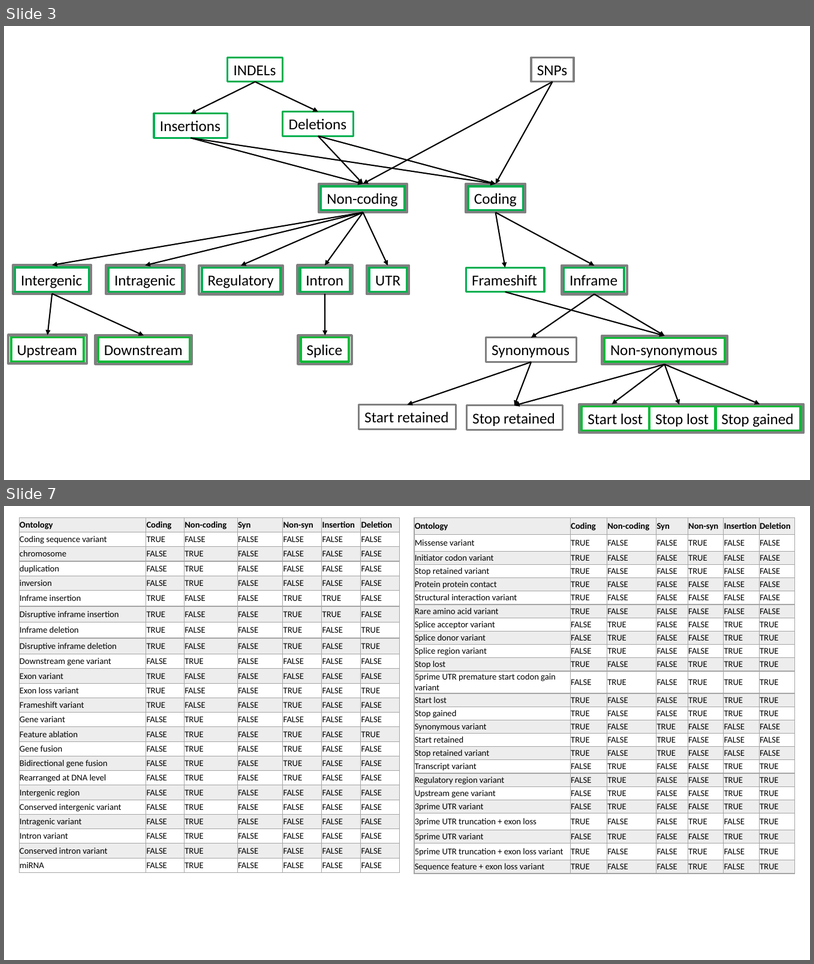
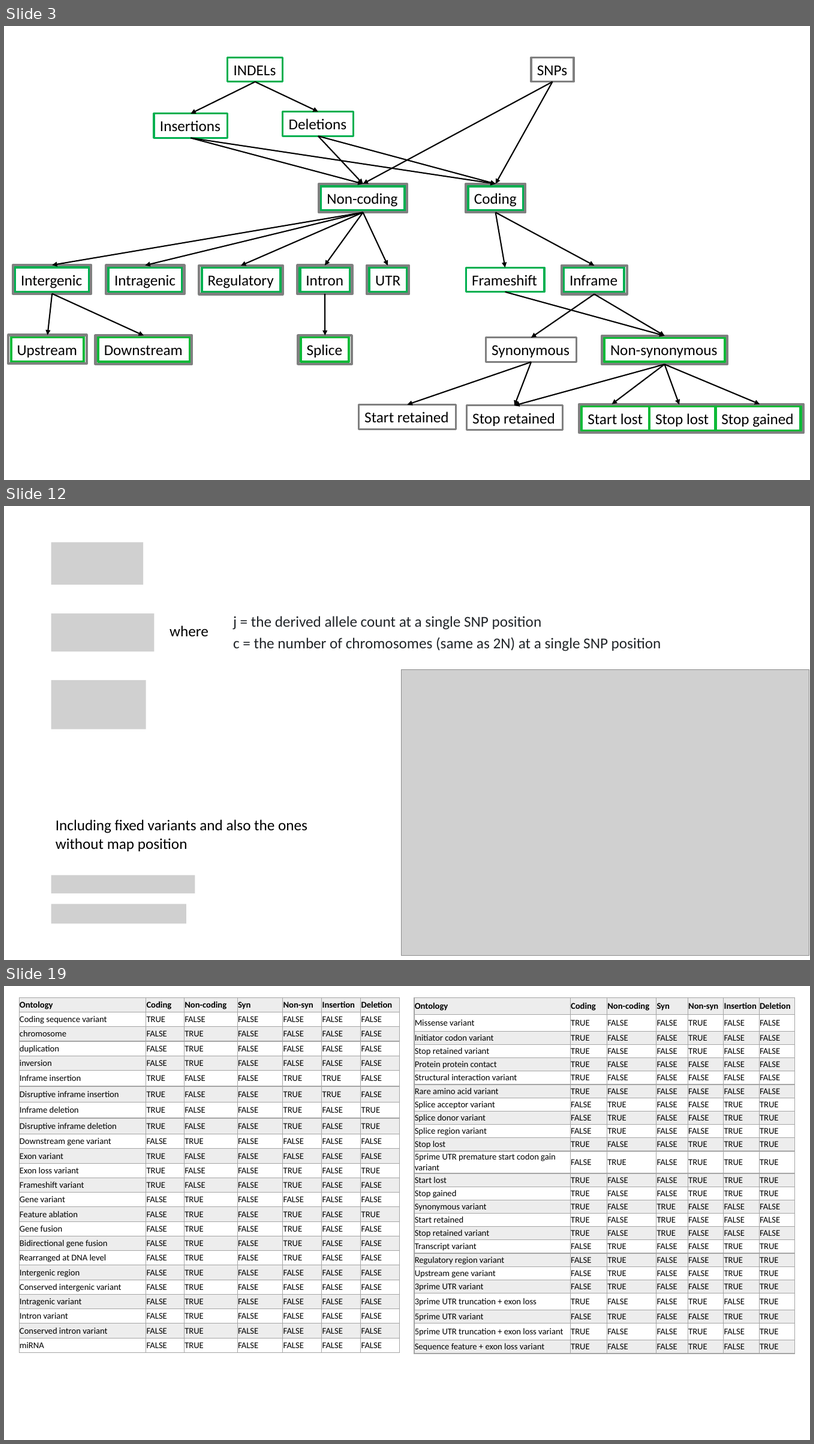
Before and after one commit to sam0per/Littorina_saxatilis_short_variants, a slide deck: short_genetic_variants/docs/short_indels_v05.pptx. Shown one above the other, each under a label of ours: slides 3 and 7 before the commit, slides 3, 12 and 19 after it; the slides between them are not shown. The pictures are 814x964 and 814x1444 pixels, drawn with LibreOffice and Linux fonts; fonts in the diff are those of the drawing; grey boxes stand for pictures. Boxes give left, top, right and bottom in pixels: in the first picture for what was removed or moved away, otherwise in the second. Text is boxed around its words. In the diff, an @@ line names an element or a change of style, - is before the commit and + after.

```diff
--- a/short_genetic_variants/docs/short_indels_v05.pptx
+++ b/short_genetic_variants/docs/short_indels_v05.pptx
@@ slide 12 added at bbox=[4, 506, 810, 960], background #FFFFFF @@
@@ picture added at bbox=[51, 542, 143, 585] @@
@@ picture added at bbox=[51, 613, 154, 651] @@
@@ text added at bbox=[170, 625, 209, 636], 18 pt, text #000000 @@
+where
@@ text added at bbox=[233, 616, 542, 630], 18 pt, text #212529 @@
+j = the derived allele count at a single SNP position
@@ text added at bbox=[233, 637, 662, 651], 18 pt, text #212529 @@
+c = the number of chromosomes (same as 2N) at a single SNP position
@@ picture added at bbox=[51, 680, 146, 729] @@
@@ picture added at bbox=[401, 670, 810, 955] @@
@@ text added at bbox=[56, 819, 308, 851], 18 pt, text #000000 @@
+Including fixed variants and also the ones without map position
@@ picture added at bbox=[51, 875, 195, 893] @@
@@ picture added at bbox=[51, 903, 186, 924] @@
@@ what was slide 7 is now slide 19 @@
```
Also in this commit, not shown: 1 slide changed, 13 other slides added, 2 slides removed, 6 other files.
